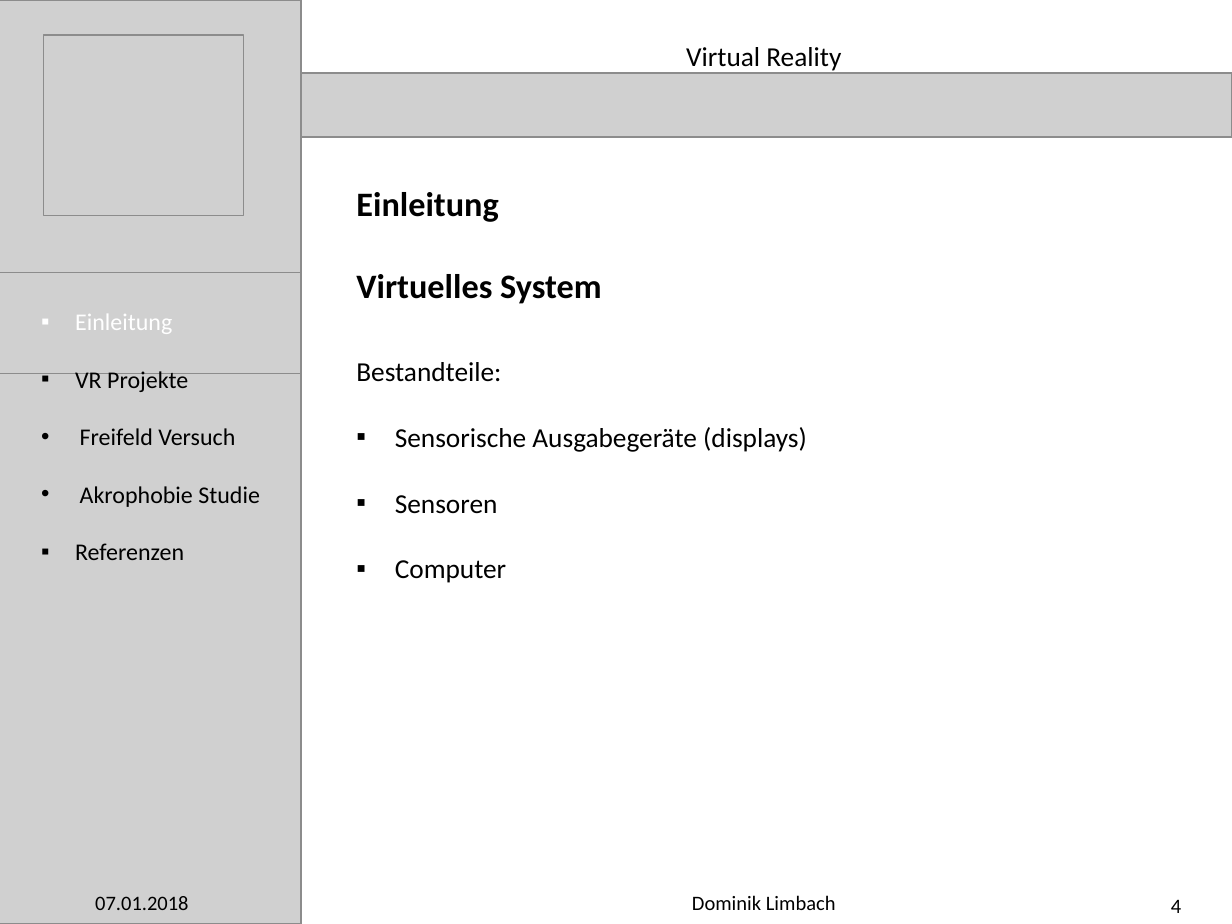
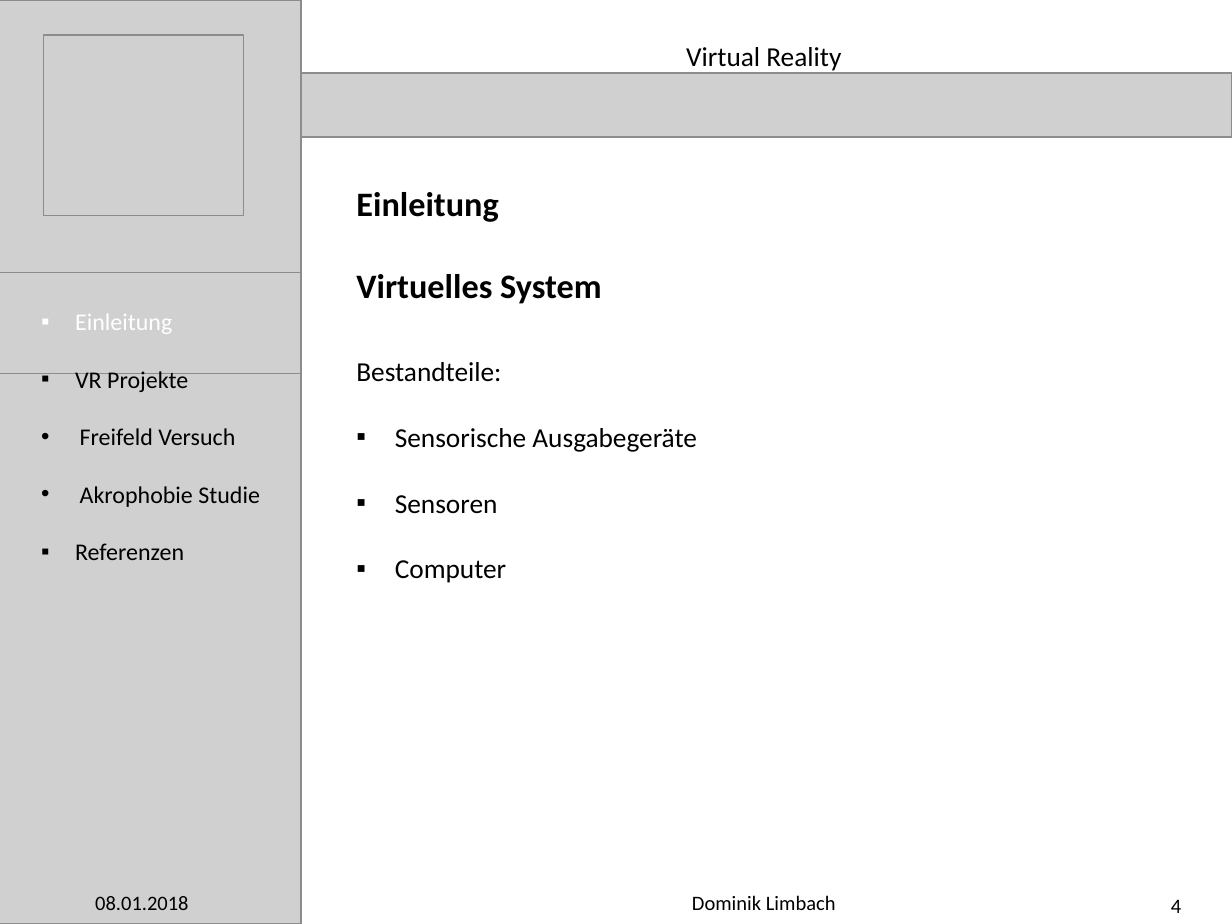
Before and after one commit to meistalampe/Work-, a slide deck: slide 4 of Präsentation Praxisphase/PowerPoint Presentation (Outline).pptx. Drawn at 1232x924 pixels with LibreOffice and Linux fonts; fonts in the diff are those of the drawing; grey boxes stand for pictures. Boxes give left, top, right and bottom in pixels: in the first picture for what was removed or moved away, otherwise in the second. Text is boxed around its words. In the diff, an @@ line names an element or a change of style, - is before the commit and + after.

```diff
--- a/Präsentation Praxisphase/PowerPoint Presentation (Outline).pptx
+++ b/Präsentation Praxisphase/PowerPoint Presentation (Outline).pptx
@@ text at (395,428,697,452): text changed @@
-▪ Sensorische Ausgabegeräte (displays)
+▪ Sensorische Ausgabegeräte
@@ text at (95,896,188,910): text changed @@
-07.01.2018
+08.01.2018
```
Also in this commit, not shown: 30 other slides changed, 27 other files.
